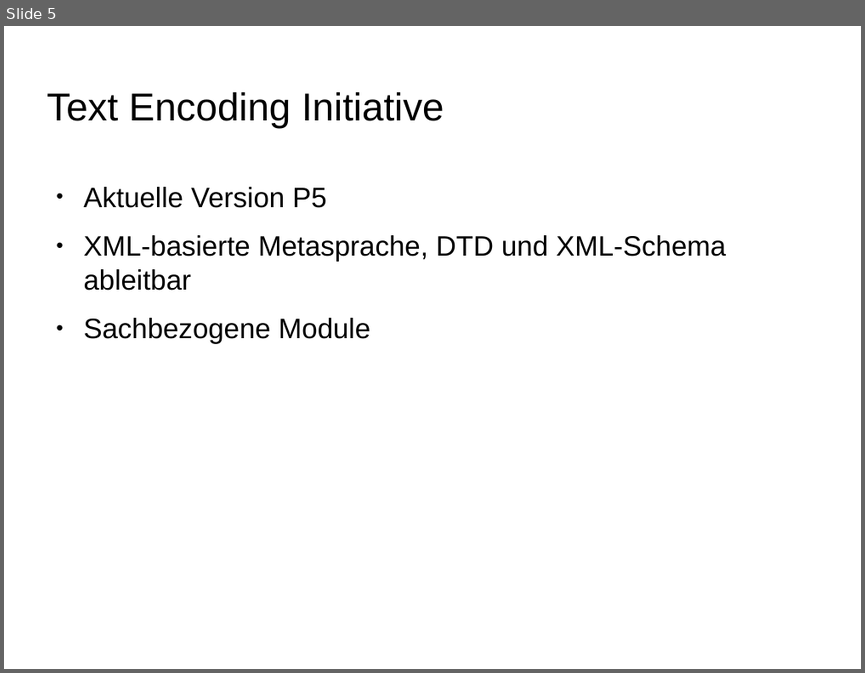
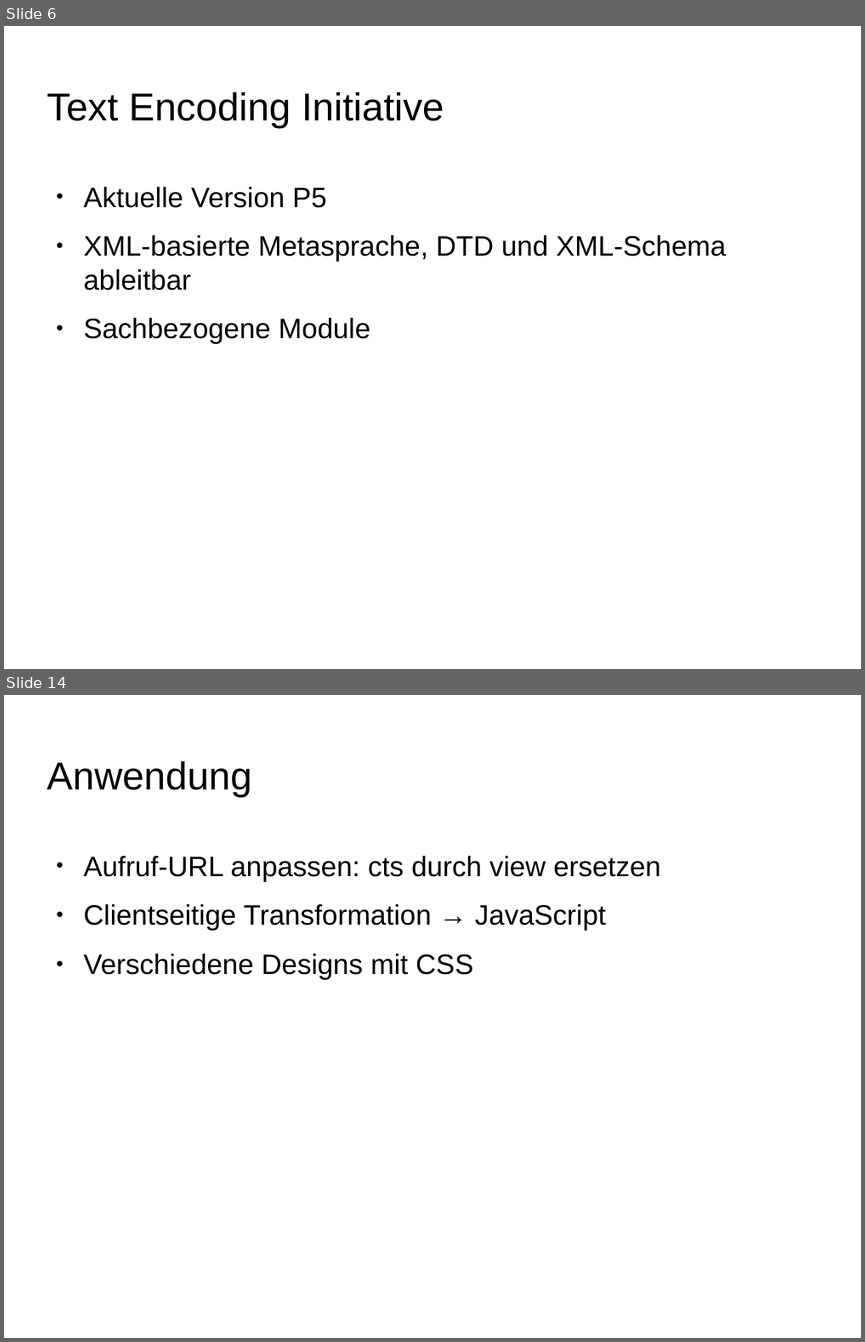
Before and after one commit to alkern/TeiRD, a slide deck: doc/präsentation.odp. Shown one above the other, each under a label of ours: slide 5 before the commit, slides 6 and 14 after it; the slides between them are not shown. The pictures are 865x673 and 865x1342 pixels, drawn with LibreOffice and Linux fonts; fonts in the diff are those of the drawing; background and template pictures are left out. Boxes give left, top, right and bottom in pixels: in the first picture for what was removed or moved away, otherwise in the second. Text is boxed around its words. In the diff, an @@ line names an element or a change of style, - is before the commit and + after.

```diff
--- a/doc/präsentation.odp
+++ b/doc/präsentation.odp
@@ slide 14 added at bbox=[4, 695, 861, 1338], background picture (left out) @@
@@ title added at bbox=[46, 761, 251, 798], 36 pt, text #000000 @@
+Anwendung
@@ text added at bbox=[84, 856, 661, 979], 26 pt, text #000000 @@
+● Aufruf-URL anpassen: cts durch view ersetzen
+● Clientseitige Transformation → JavaScript
+● Verschiedene Designs mit CSS
@@ what was slide 5 is now slide 6 @@
```
Also in this commit, not shown: 7 slides changed, 13 other slides added, 5 other files.
